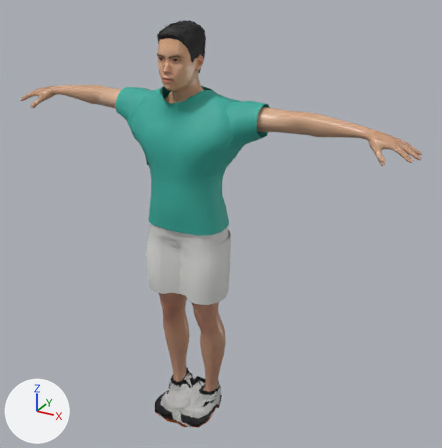
One commit to the glTF model FEL-full-app/public/models/rivals/mako.glb: the scene before it, then after it.
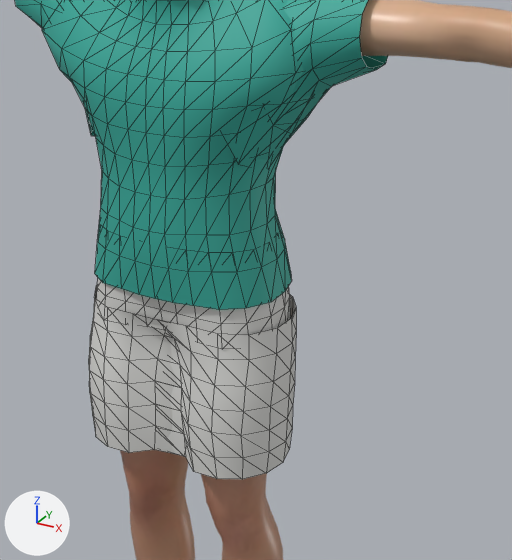
Old and new are each drawn whole from a 50 mm lens placed at (1.48, -2.38, 2.3), pointed at (0.13, 0.06, 1.08) and again close up on the part from 25% to 72% of the width and 24% to 75% of the height. Arrows for +X, +Y and +Z are at lower left; the lights stay in place. The older version's two pictures come first. The close-ups show mesh edges as thin lines. Where no turn or scale is listed for an object, it has been applied to the vertices. Vertices at exactly the same position are counted once.

Objects in the first close-up: 'Body', 'Kit_shorts_shorts_baggy', 'Kit_tops_top_jersey'.
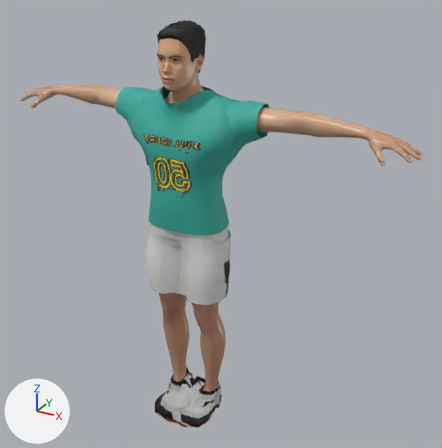
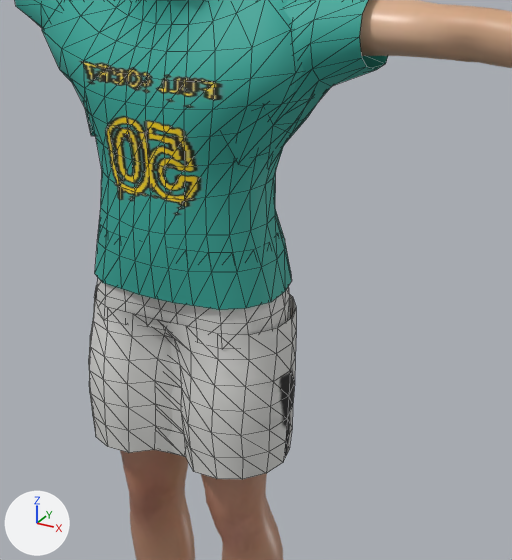
Location of each change, (x1, y1, x2, y2) in pixels of the close-ups (512 x 560 px):
'Kit_tops_top_jersey', surface changed
    both: (77, 58, 226, 218)

What the commit changed:
Picture 'felprint_mako_tops' (img_felprint_mako_tops) is new.
In material 'jersey.top_jersey' (mat_jersey_top_jersey), base_color is no longer (0.0369, 0.407, 0.332), cyan #36ab9c.
In material 'jersey.top_jersey' (mat_jersey_top_jersey), texture is now set to img_felprint_mako_tops.
me_crude_male_shirt has 408 vertices, 720 faces and spans x -0.377..0.376, y -0.185..0.132, z 1.093..1.753.
me_crude_male_shirt is used by ob_kit_tops_top_jersey; location (0.0, 0.0, 0.0).
me_crude_male_shirt part 1: texture (UV) coordinates changed.
